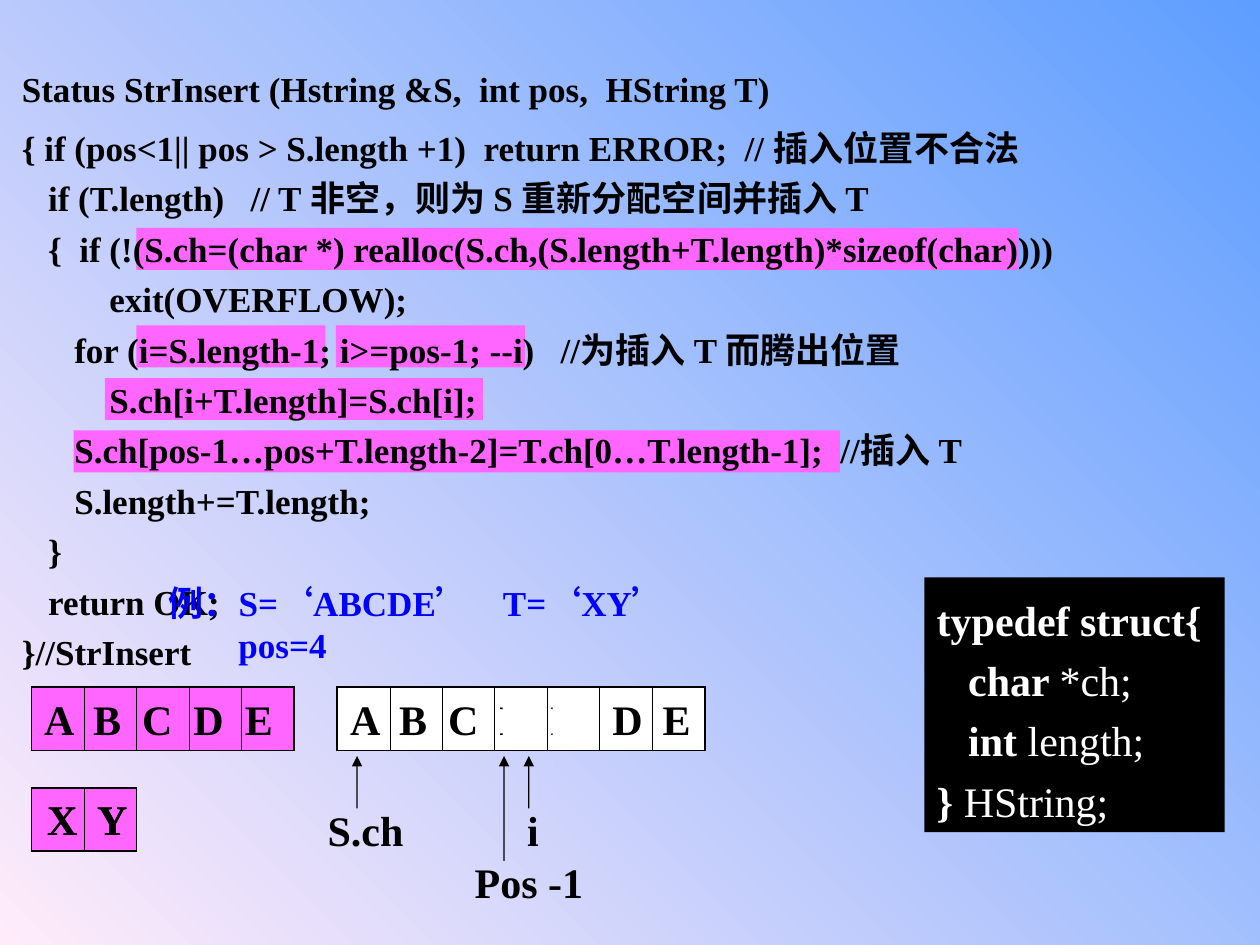
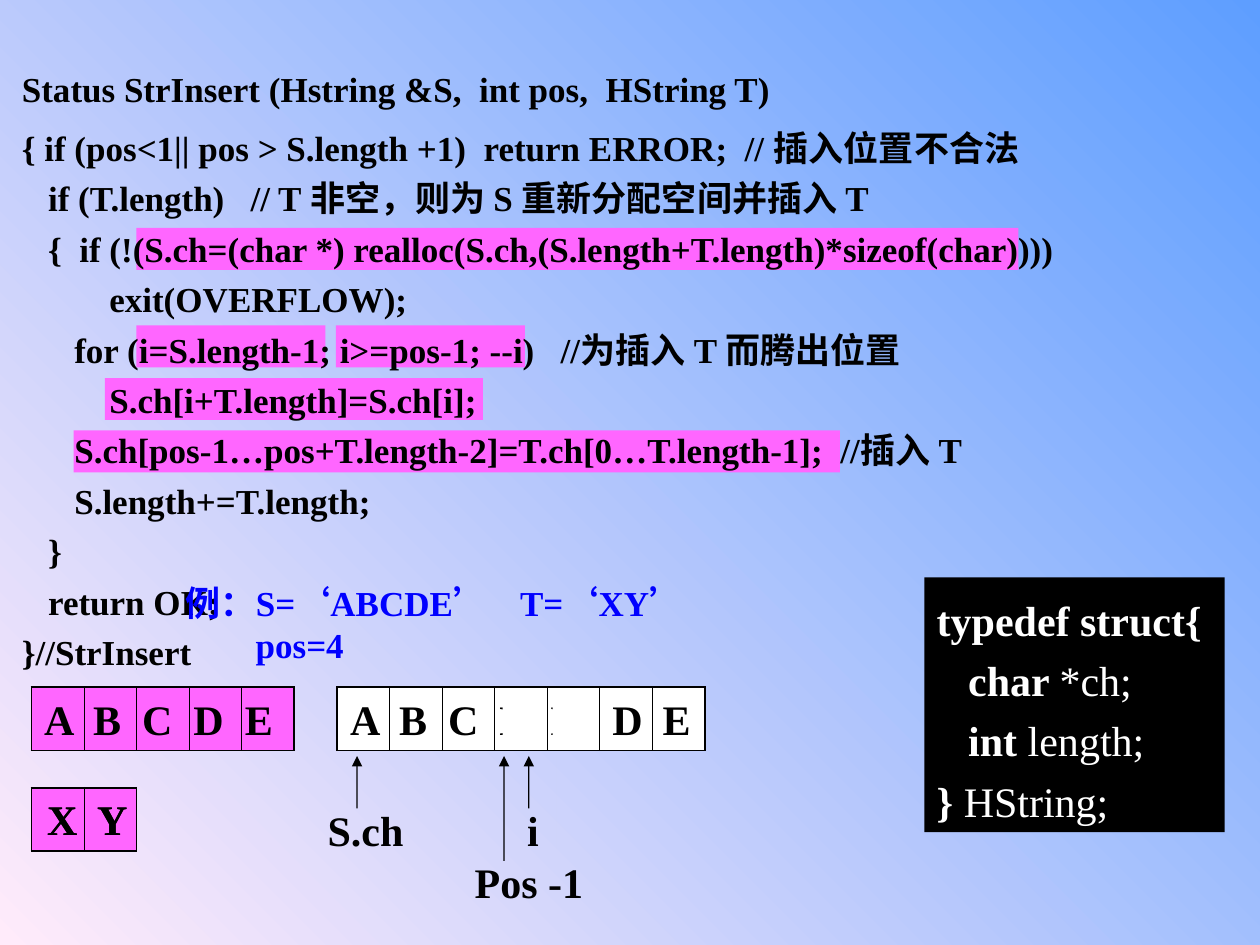
Before and after one commit to TangoWalk/Study, a slide deck: slide 23 of 大2下/数据结构与算法/第4章串.ppt. Drawn at 1260x945 pixels with LibreOffice and Linux fonts; fonts in the diff are those of the drawing; background and template pictures are left out. Boxes give left, top, right and bottom in pixels: in the first picture for what was removed or moved away, otherwise in the second. Text is boxed around its words. In the diff, an @@ line names an element or a change of style, - is before the commit and + after.

```diff
--- a/大2下/数据结构与算法/第4章串.ppt
+++ b/大2下/数据结构与算法/第4章串.ppt
@@ background gradient #5E9EFF to #FFEBFA to gradient #FFEBFA to #5E9EFF @@
@@ text "例：S=‘ABCDE’ T=‘XY’": place and size @@
-text "例：S=‘ABCDE’ T=‘XY’" at box(169, 586, 667, 666)
+text "例：S=‘ABCDE’ T=‘XY’" at box(186, 586, 684, 666)
```
Also in this commit, not shown: 38 other slides changed, 6 other files.
